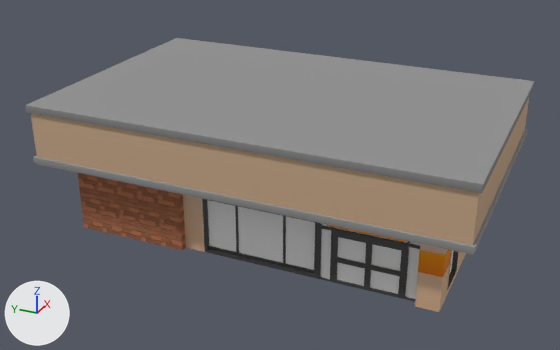
The FBX model Japan Market/Assets/Models/LojaCartoon.fbx as it was, and as the next commit left it.
One viewpoint serves both versions: a camera (50 mm lens) standing at (-66.8, -48.6, 44.8) and looking at (11.1, -13.5, 5.9). Lighting does not change. The marker at lower left points along +X, +Y and +Z. The first picture is the older version. Where no turn or scale is listed for an object, it has been applied to the vertices. Vertices at exactly the same position are counted once.
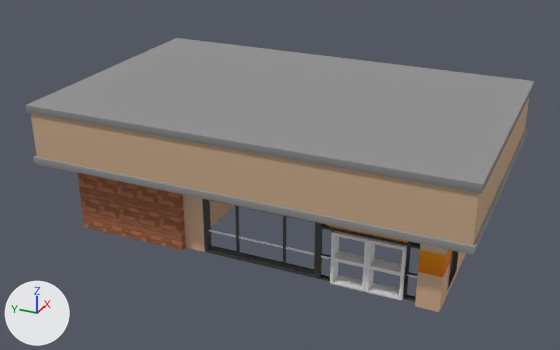
Scene script edits in JSON lines:
```json
{"block": "me_cube_009", "where": "# used by ob_cube_006; location = (0.78, -23.88, 0.8)"}
{"op": "remove", "block": "me_cube_009", "code": "me_cube_009.from_pydata(...)  # 32 vertices, 8 faces; spans x -0.2..0.2, y -7.92..-1.05, z -0.74..4.68"}
{"op": "add", "block": "me_cube_009", "code": "me_cube_009.from_pydata(...)  # 0 vertices, 0 faces; spans empty"}
{"block": "me_cube_009", "change": "me_cube_009 part 2: the whole mesh is rebuilt"}
{"block": "me_cube_068", "where": "# used by ob_cube_002; location = (0.91, -34.84, 0.8)"}
{"op": "remove", "block": "me_cube_068", "code": "me_cube_068.from_pydata(...)  # 558 vertices, 472 faces; spans x -0.7..22.0, y -1.6..28.4, z -1.0..8.1"}
{"op": "add", "block": "me_cube_068", "code": "me_cube_068.from_pydata(...)  # 462 vertices, 395 faces; spans x -0.7..22.0, y -1.6..28.4, z -1.0..8.1"}
{"block": "me_cube_068", "change": "me_cube_068 part 1"}
{"block": "me_cube_068", "change": "97 vertices are removed from x -0.6..0.3, y 2.6..10.4, z -1.0..5.2"}
{"block": "me_cube_068", "change": "89 faces are deleted"}
{"block": "me_cube_068", "change": "1 vertex is added at (-0.5, 2.6, 5.2)"}
{"block": "me_cube_068", "change": "12 new faces join them"}
{"op": "add", "block": "me_cube_032", "code": ["me_cube_032 = bpy.data.meshes.new('Cube.032')", "me_cube_032.from_pydata(...)  # 54 vertices, 56 faces; spans x -0.46..1.22, y -3.96..0.0, z -1.04..5.23"]}
{"op": "add", "block": "me_cube_031", "code": ["me_cube_031 = bpy.data.meshes.new('Cube.031')", "me_cube_031.from_pydata(...)  # 48 vertices, 52 faces; spans x -0.46..1.22, y 0.0..3.96, z -1.04..5.23"]}
{"op": "remove", "block": "ob_cube_036", "code": ["ob_cube_036 = bpy.data.objects.new('Cube.036', me_cube_070)", "ob_cube_036.location = (0.91, -34.84, 0.8)"]}
{"op": "add", "block": "ob_cube_003", "code": ["ob_cube_003 = bpy.data.objects.new('Cube.003', me_cube_032)", "ob_cube_003.location = (0.32, -28.37, 0.83)"]}
{"op": "add", "block": "ob_cube", "code": ["ob_cube = bpy.data.objects.new('Cube', me_cube_031)", "ob_cube.location = (0.32, -28.37, 0.83)"]}
```

Pixel boxes (x1, y1, x2, y2) of what changed, in the pictures (560 x 350 px):
```json
{"object": "Cube.036", "change": "deleted", "before": [207, 200, 454, 299]}
{"object": "Cube.006", "change": "no longer drawn", "before": [337, 237, 401, 294]}
{"object": "Cube.003", "change": "added", "after": [365, 235, 407, 301]}
{"object": "Cube", "change": "added", "after": [330, 228, 369, 292]}
{"part": 1, "of": "me_cube_068", "change": "built on", "before": [330, 229, 409, 299], "after": [330, 229, 409, 275]}
```
